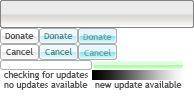
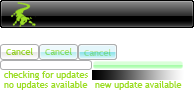
Revision of a layered 194x100 image; what changed, layer by layer:
painted on "new update available" over [95, 81, 182, 90]
painted on "no updates available" over [4, 81, 88, 90]
painted on "checking for updates" over [4, 71, 88, 80]
renamed "Cancel Kopie 4" to "Cancel", painted on it over [84, 49, 111, 56]
renamed "Cancel Kopie" to "Cancel", painted on it over [45, 48, 72, 55]
painted on "Cancel" (3rd of 3, in "cancel") over [6, 48, 33, 55]
hid group "donate.d" (3 layers) over [79, 29, 116, 43]
hid group "donate.h" (3 layers) over [40, 29, 77, 43]
hid group "donate" (3 layers) over [1, 29, 38, 43]
added layer "Layer 7" above "Layer 6" over [11, 2, 36, 27]
added layer "Layer 5" (30%) above "Layer 4" over [1, 1, 193, 27]
added layer "Layer 4" (60%) above "Layer 3" over [1, 21, 193, 27]
added layer "Layer 3" (75%) above "Layer 1" over [1, 1, 193, 16]
added layer "Layer 1" above "Ebene 1" over [0, 0, 194, 28]
hid "Ebene 1" over [0, 0, 194, 28]
